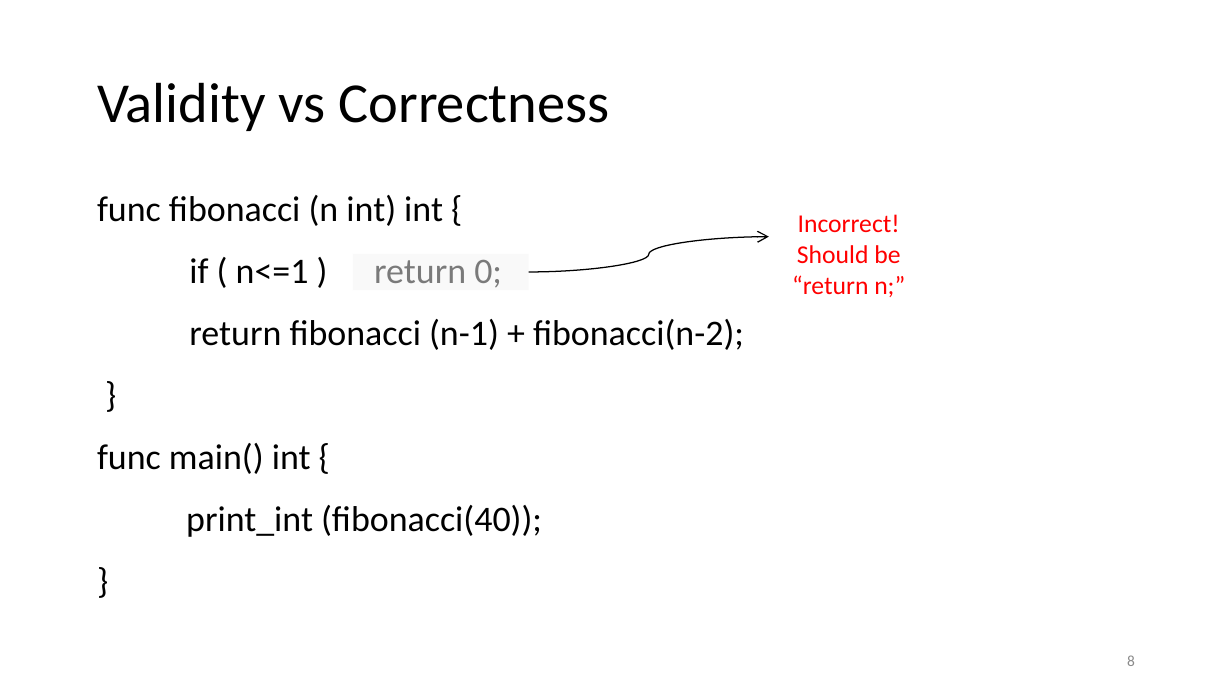
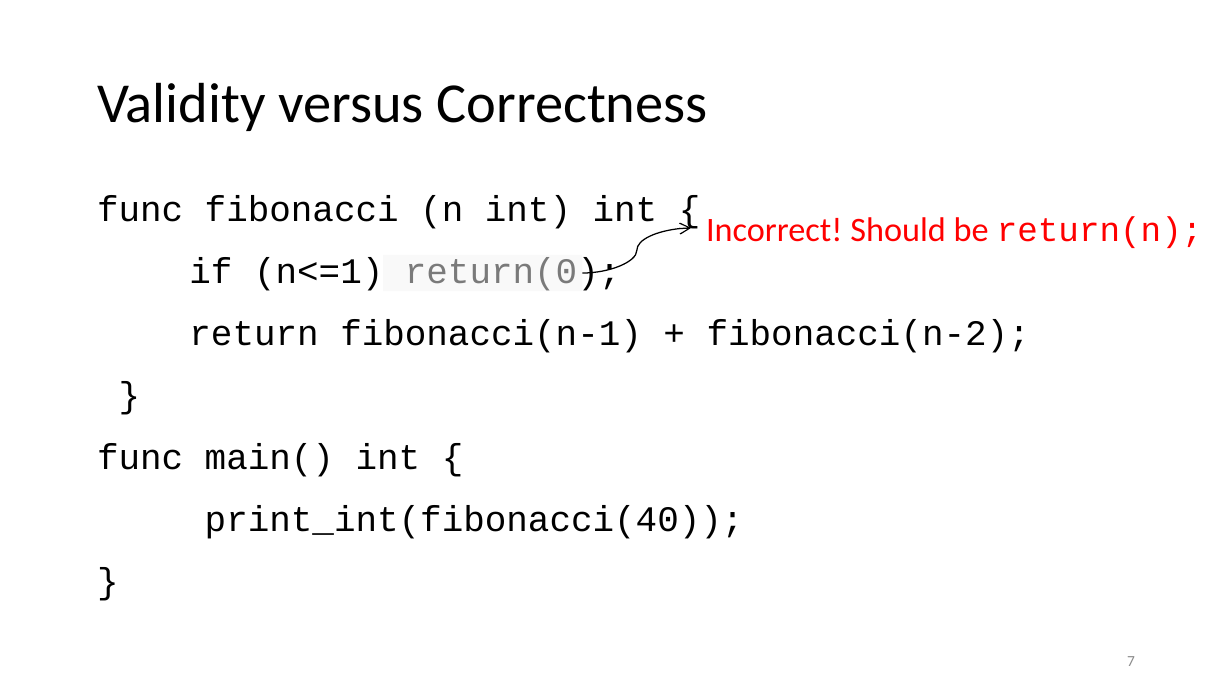
Before and after one commit to anoopsarkar/compilers-class, a slide deck: slide 7 of assets/ppt/semantics/sem1-scoping.pptx (slide 8 before the commit). Drawn at 1232x693 pixels with LibreOffice and Linux fonts; fonts in the diff are those of the drawing. Boxes give left, top, right and bottom in pixels: in the first picture for what was removed or moved away, otherwise in the second. Text is boxed around its words. In the diff, an @@ line names an element or a change of style, - is before the commit and + after.

```diff
--- a/assets/ppt/semantics/sem1-scoping.pptx
+++ b/assets/ppt/semantics/sem1-scoping.pptx
@@ title at (97, 82, 708, 131): text changed @@
-Validity vs Correctness
+Validity versus Correctness
@@ text at (97, 196, 658, 477): font Calibri to Courier New in "func fibonacci (n int) int {", "}", "func main() int {", "}" @@
@@ curved arrow moved from (529, 272) - (769, 237) to (583, 274) - (691, 228) @@
@@ text at (706, 216, 1203, 248): text changed; size 15 to 20 pt @@
-Incorrect! Should be “return n;”
+Incorrect! Should be return(n);
@@ text at (189, 258, 1030, 353): text changed; font Calibri to Courier New @@
-if ( n<=1 ) return 0;
-return fibonacci (n-1) + fibonacci(n-2);
+if (n<=1) return(0);
+return fibonacci(n-1) + fibonacci(n-2);
@@ rectangle: place and size @@
-rectangle at (352, 254, 529, 291)
+rectangle at (383, 255, 583, 292)
@@ text at (205, 505, 744, 539): text changed; font Calibri to Courier New @@
-print_int (fibonacci(40));
+print_int(fibonacci(40));
@@ page number at (1127, 656, 1135, 666): text changed @@
-8
+7
```
Also in this commit, not shown: 34 other slides changed, 2 slides added, 37 slides removed, 4 other files.
